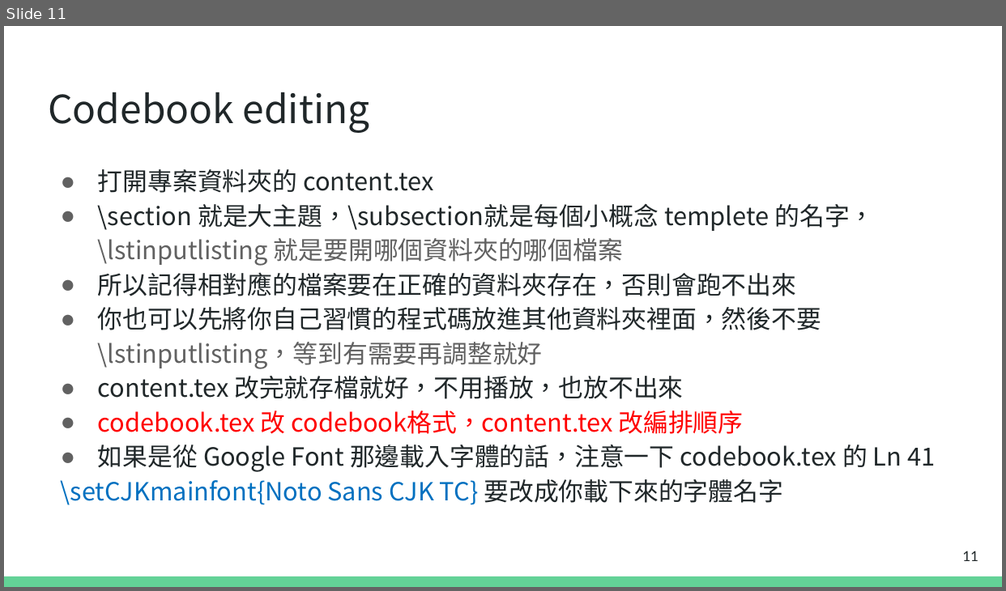
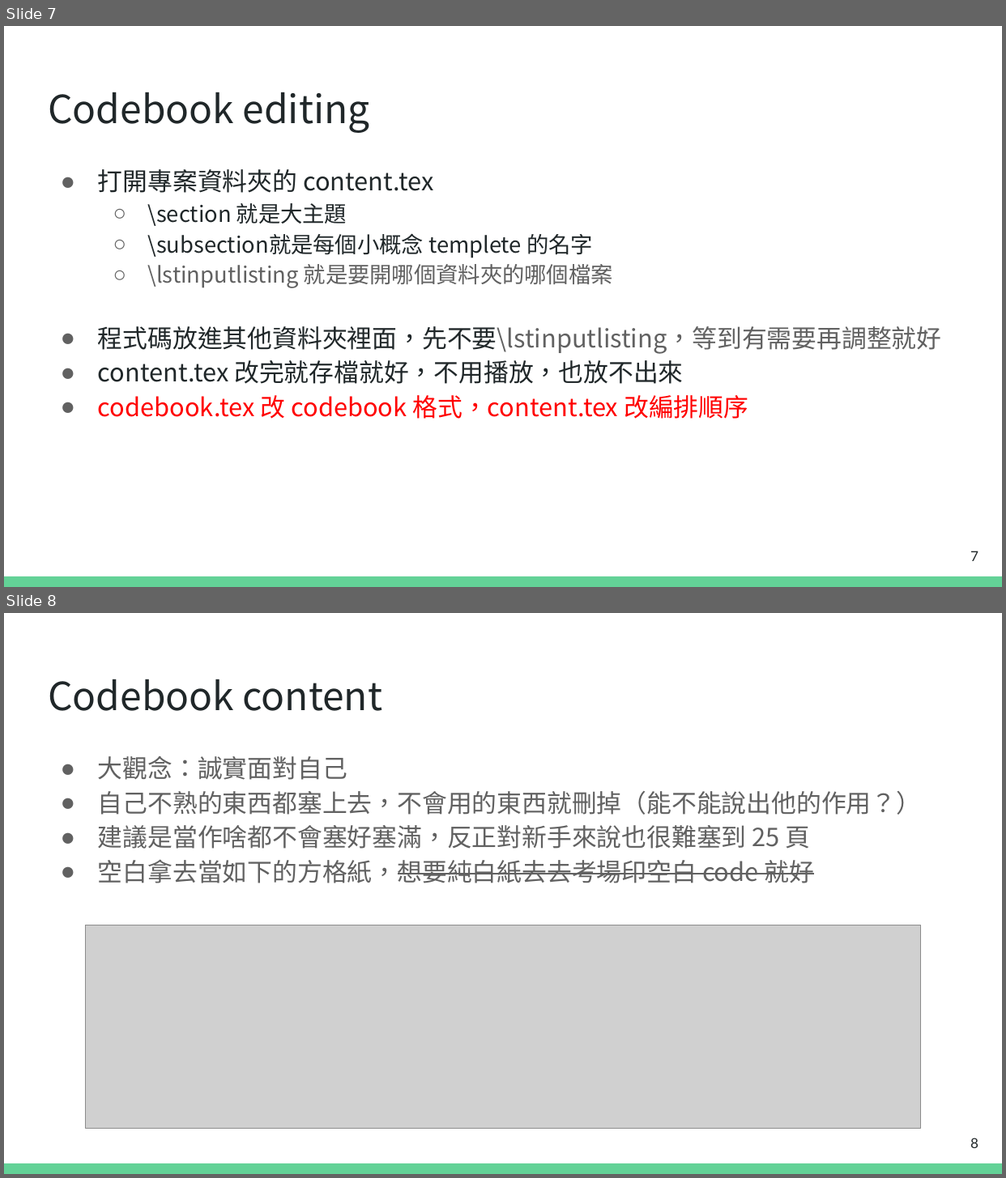
Before and after one commit to terry25031069/NTPU_codebook, a slide deck: tutorial/codebook_tutorial.pptx. Shown one above the other, each under a label of ours: slide 11 before the commit, slides 7 and 8 after it. The pictures are 1006x591 and 1006x1178 pixels, drawn with LibreOffice and Linux fonts; fonts in the diff are those of the drawing; grey boxes stand for pictures. Boxes give left, top, right and bottom in pixels: in the first picture for what was removed or moved away, otherwise in the second. Text is boxed around its words. In the diff, an @@ line names an element or a change of style, - is before the commit and + after.

```diff
--- a/tutorial/codebook_tutorial.pptx
+++ b/tutorial/codebook_tutorial.pptx
@@ slide 8 added at (4, 613, 1002, 1174), background #FFFFFF; not listed: 1 template element that a slide beside it also shows @@
@@ title added at (48, 679, 382, 711), 28 pt, text #202729 @@
+Codebook content
@@ text added at (98, 756, 921, 884), 18 pt, text #616161 @@
+● 大觀念：誠實面對自己
+● 自己不熟的東西都塞上去，不會用的東西就刪掉（能不能說出他的作用？）
+● 建議是當作啥都不會塞好塞滿，反正對新手來說也很難塞到 25 頁
+● 空白拿去當如下的方格紙，想要純白紙去去考場印空白 code 就好
@@ picture added at (86, 926, 921, 1129) @@
@@ page number added at (970, 1138, 978, 1148), 10 pt, text #202729 @@
+8
@@ what was slide 11 is now slide 7 @@
@@ slide 7 changed as well @@
@@ text at (98, 203, 942, 354): text changed; size 18 to 16 pt; font Noto Sans CJK TC to Noto Sans CJK SC @@
-● \section 就是大主題，\subsection就是每個小概念 templete 的名字，
-  \lstinputlisting 就是要開哪個資料夾的哪個檔案
-● 所以記得相對應的檔案要在正確的資料夾存在，否則會跑不出來
-● 你也可以先將你自己習慣的程式碼放進其他資料夾裡面，然後不要\lstinputlisting，等到有需要再調整就好
+  ○ \section 就是大主題
+  ○ \subsection就是每個小概念 templete 的名字
+  ○ \lstinputlisting 就是要開哪個資料夾的哪個檔案
+● 程式碼放進其他資料夾裡面，先不要\lstinputlisting，等到有需要再調整就好
@@ text at (98, 395, 748, 419): text changed; text colour #202729 to #FF0000 @@
-● codebook.tex 改 codebook格式，content.tex 改編排順序
-● 如果是從 Google Font 那邊載入字體的話，注意一下 codebook.tex 的 Ln 41
-\setCJKmainfont{Noto Sans CJK TC} 要改成你載下來的字體名字
+● codebook.tex 改 codebook 格式，content.tex 改編排順序
@@ page number at (970, 551, 978, 561): text changed @@
-11
+7
```
Also in this commit, not shown: 5 other slides changed, 2 other slides added, 12 slides removed, 4 other files.
